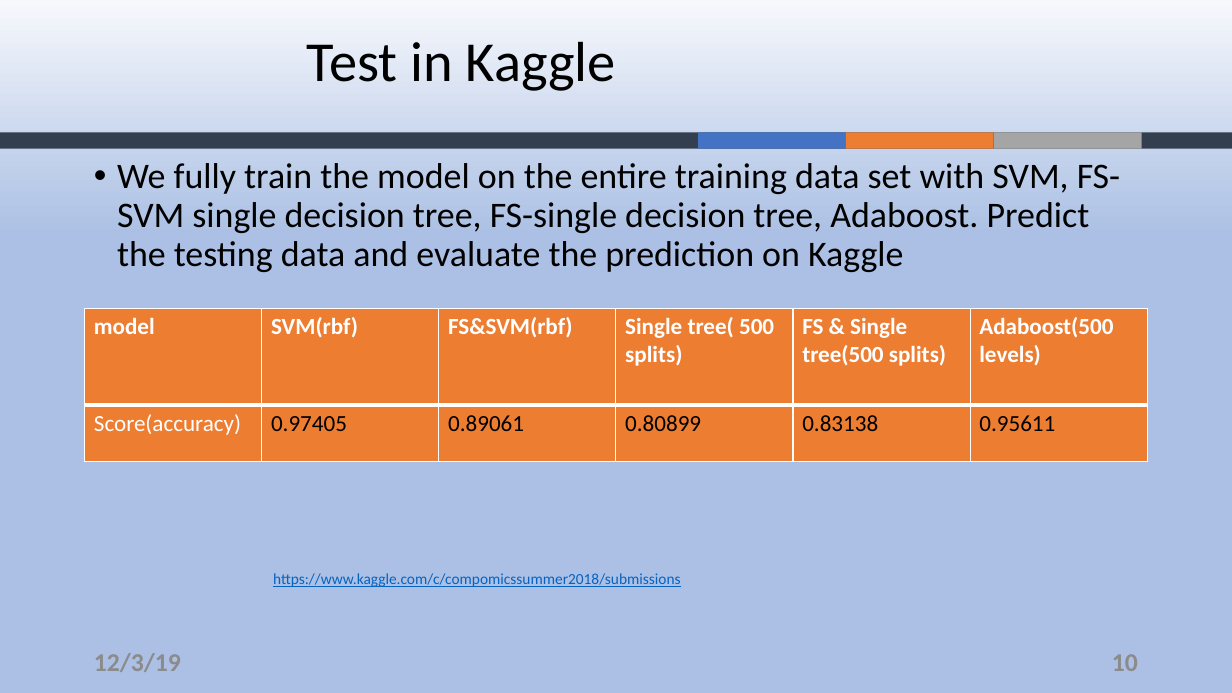
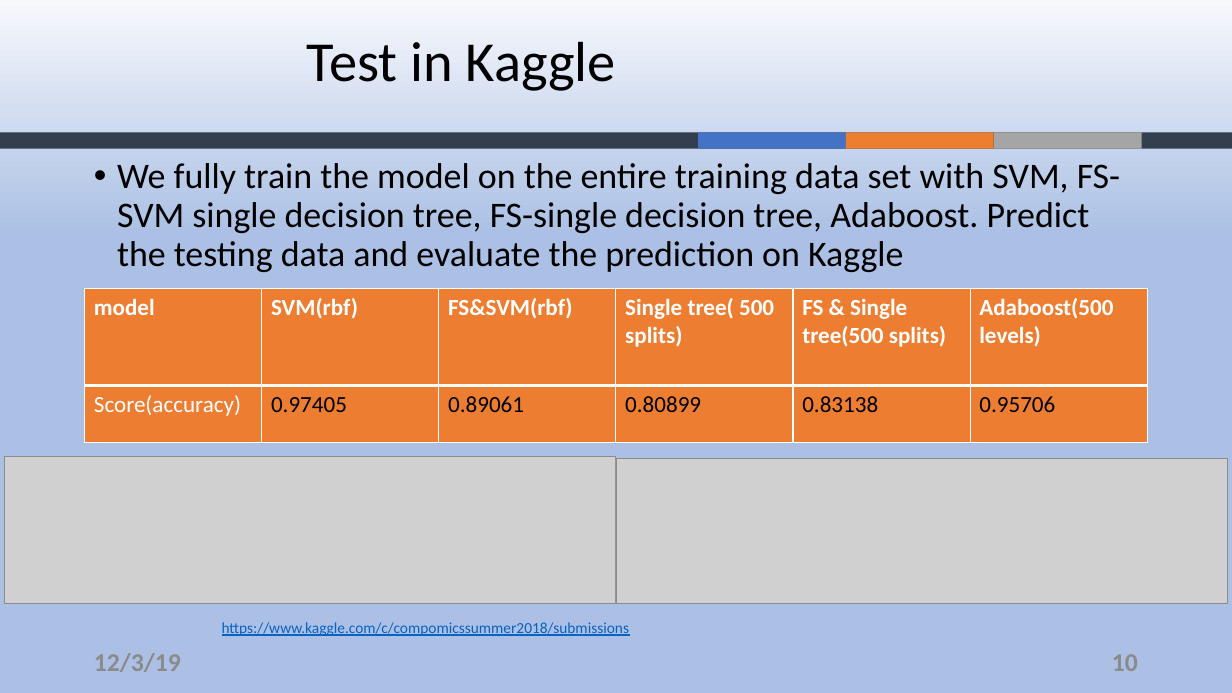
Before and after one commit to ZouYao0720/final-project-, a slide deck: slide 10 of final-presentation.pptx. Drawn at 1232x693 pixels with LibreOffice and Linux fonts; fonts in the diff are those of the drawing; grey boxes stand for pictures; background and template pictures are left out. Boxes give left, top, right and bottom in pixels: in the first picture for what was removed or moved away, otherwise in the second. Text is boxed around its words. In the diff, an @@ line names an element or a change of style, - is before the commit and + after.

```diff
--- a/final-presentation.pptx
+++ b/final-presentation.pptx
@@ table at <box>85,289,1150,443</box> @@
-row 2, column 6: 0.95611
+row 2, column 6: 0.95706
@@ table: place and size @@
-table at <box>85,308,1150,461</box>
+table at <box>85,289,1150,443</box>
@@ picture added at <box>5,457,616,603</box> @@
@@ picture added at <box>616,458,1228,604</box> @@
@@ text "https://www.kaggle.com/c/compomicssummer2018/submissions": place and size @@
-text "https://www.kaggle.com/c/compomicssummer2018/submissions" at <box>273,573,681,587</box>
+text "https://www.kaggle.com/c/compomicssummer2018/submissions" at <box>222,622,630,636</box>
```
Also in this commit, not shown: 4 other slides changed.
